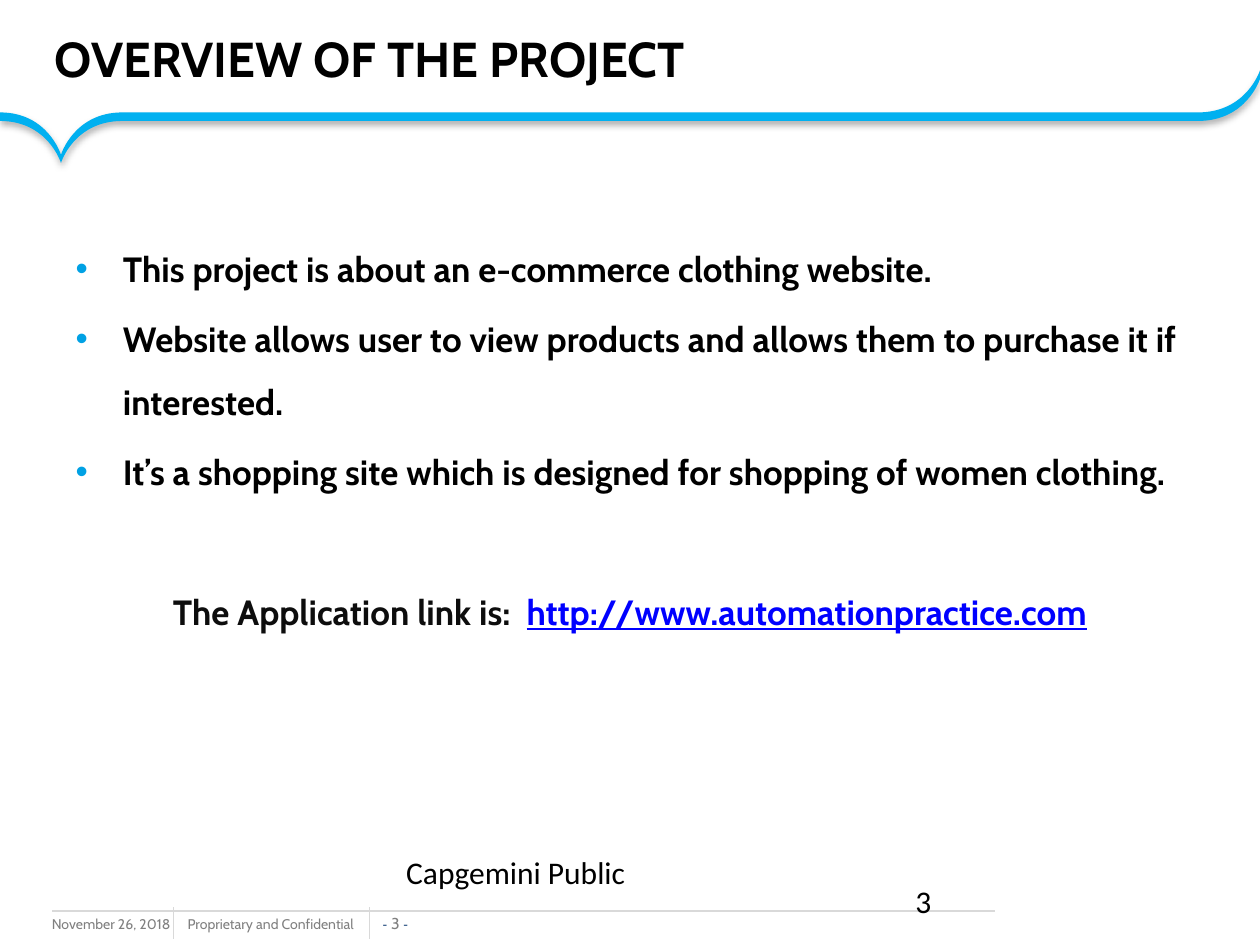
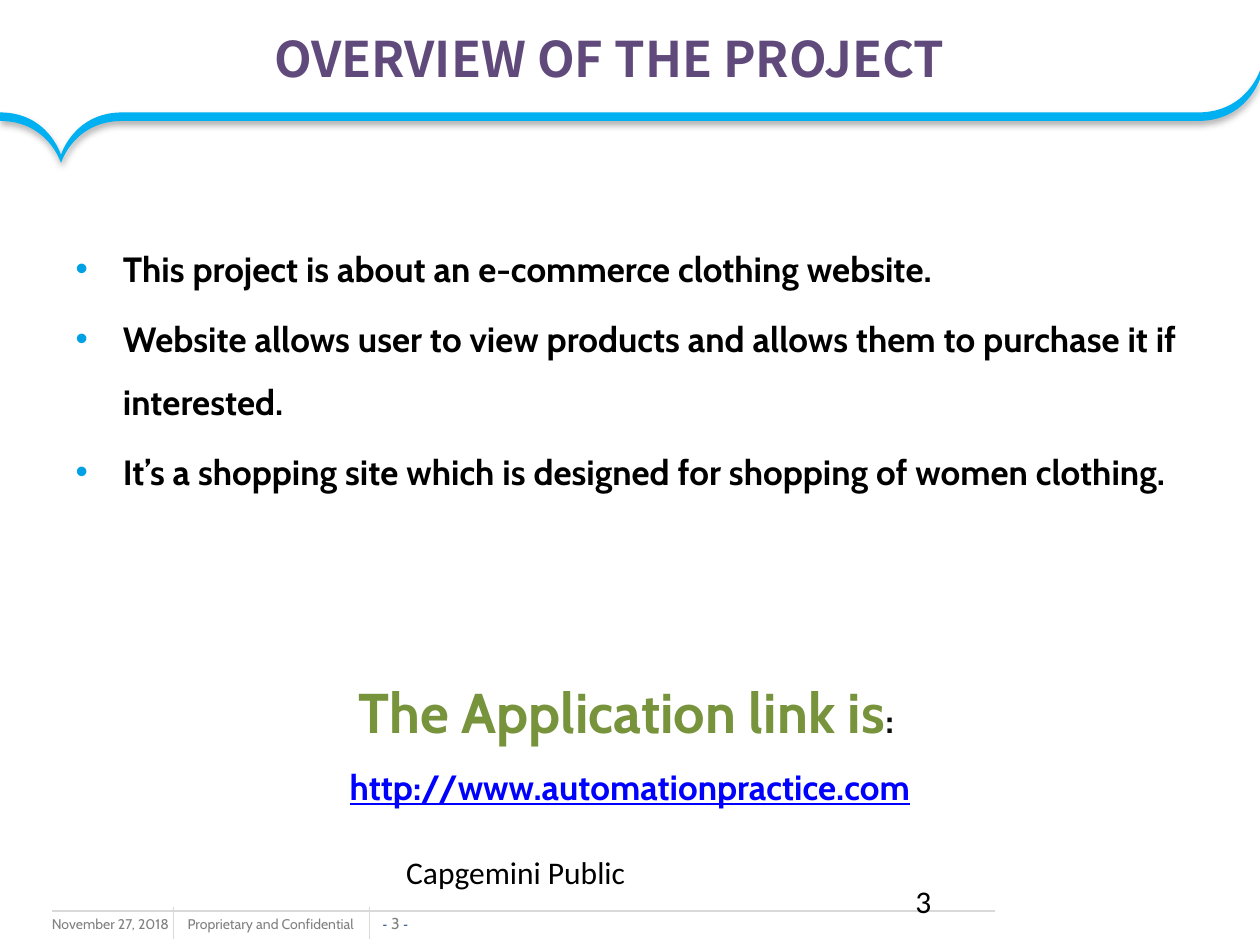
Before and after one commit to kmaurya/miniprojects, a slide deck: slide 3 of AT MiniProject_Sample.pptx. Drawn at 1260x945 pixels with LibreOffice and Linux fonts; fonts in the diff are those of the drawing; background and template pictures are left out. Boxes give left, top, right and bottom in pixels: in the first picture for what was removed or moved away, otherwise in the second. Text is boxed around its words. In the diff, an @@ line names an element or a change of style, - is before the commit and + after.

```diff
--- a/AT MiniProject_Sample.pptx
+++ b/AT MiniProject_Sample.pptx
@@ title "OVERVIEW OF THE PROJECT" at bbox=[274, 40, 944, 78]: font Cabin to Noto Sans CJK KR, text colour #000000 to #604A7B; alignment left to centre @@
@@ text at bbox=[350, 691, 910, 809]: size 20 to 32 pt, text colour #0D0D0D to #77933C in "The Application link is:" @@
@@ text at bbox=[52, 918, 169, 930]: text changed @@
-November 26, 2018
+November 27, 2018
```
Also in this commit, not shown: 6 other slides changed, 6 slides added, 4 slides removed.
